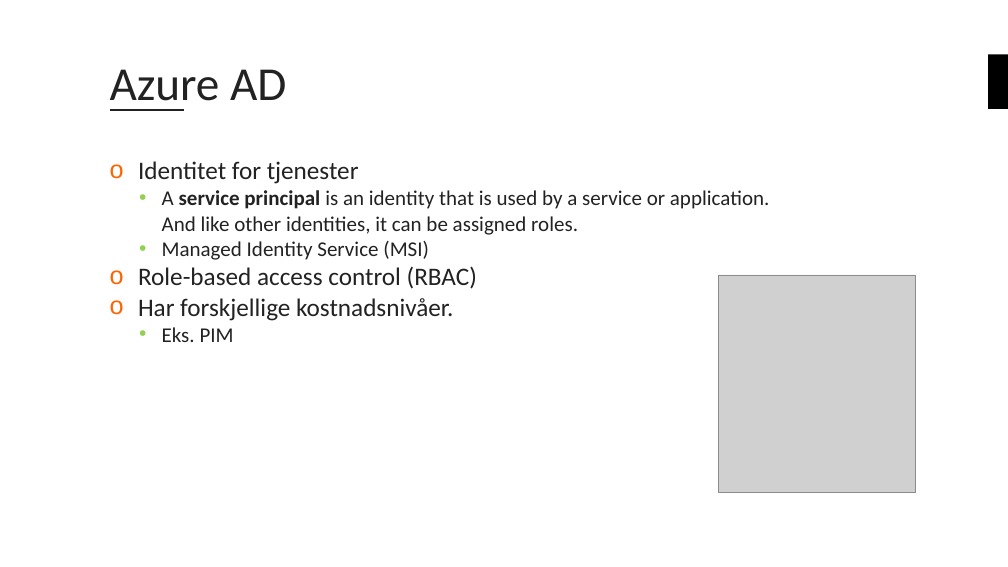
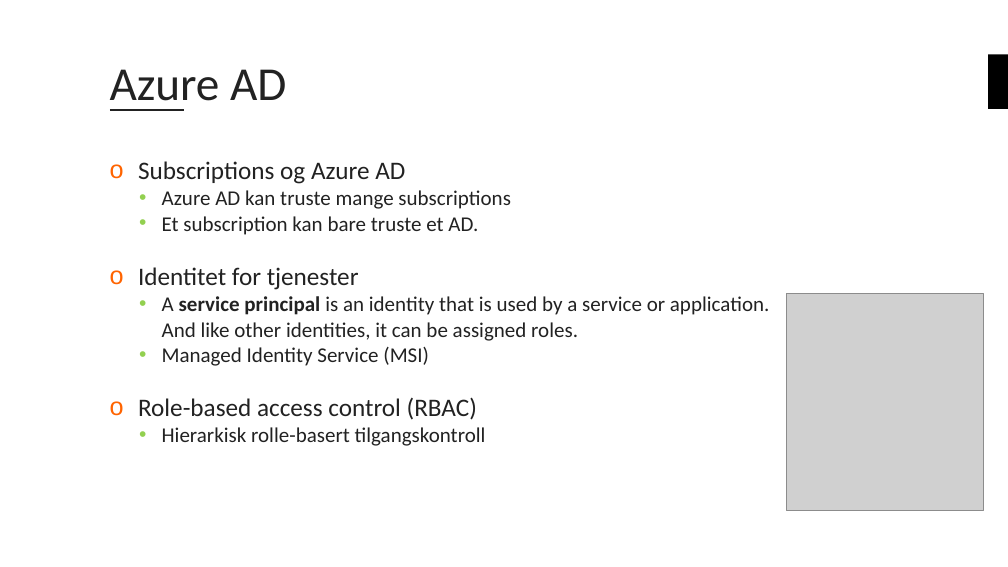
Before and after one commit to bouvet/azure-workshops, a slide deck: slide 12 of Workshop_3/Presentasjon/Azureskolen-Workshop#3.pptx. Drawn at 1008x567 pixels with LibreOffice and Linux fonts; fonts in the diff are those of the drawing; grey boxes stand for pictures; background and template pictures are left out. Boxes give left, top, right and bottom in pixels: in the first picture for what was removed or moved away, otherwise in the second. Text is boxed around its words. In the diff, an @@ line names an element or a change of style, - is before the commit and + after.

```diff
--- a/Workshop_3/Presentasjon/Azureskolen-Workshop#3.pptx
+++ b/Workshop_3/Presentasjon/Azureskolen-Workshop#3.pptx
@@ text at (138, 161, 511, 235): paragraphs added @@
+o Subscriptions og Azure AD
+  • Azure AD kan truste mange subscriptions
+  • Et subscription kan bare truste et AD.
@@ picture: place and size @@
-picture at (719, 275, 916, 493)
+picture at (786, 293, 983, 511)
@@ text at (162, 427, 486, 446): text changed; size 24 to 20 pt @@
-o Har forskjellige kostnadsnivåer.
-  • Eks. PIM
+  • Hierarkisk rolle-basert tilgangskontroll
```
Also in this commit, not shown: 5 other slides changed.
